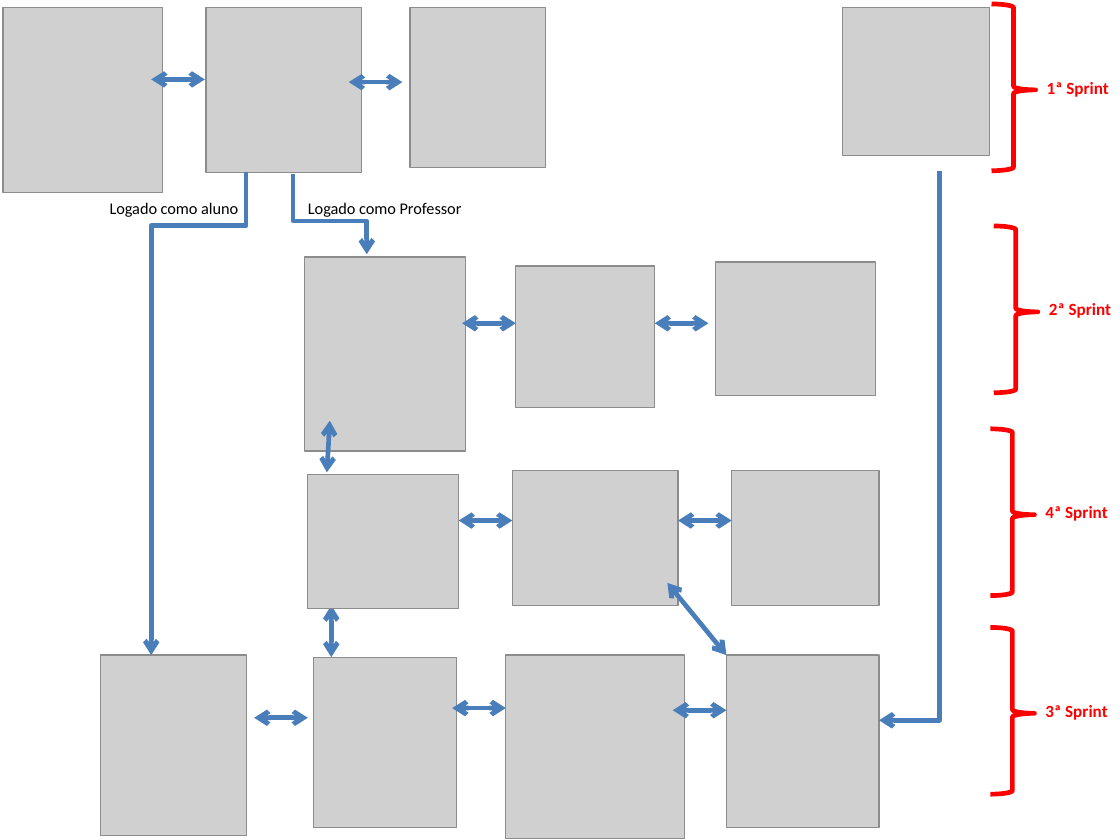
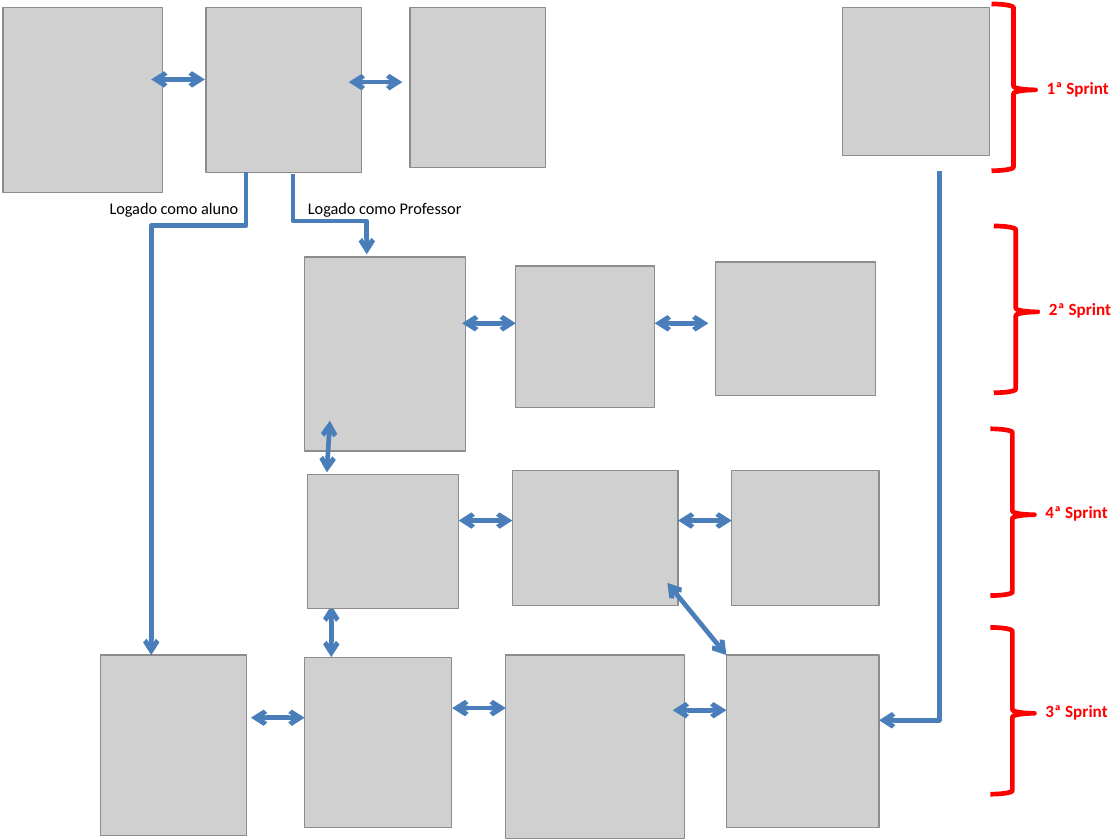
Before and after one commit to Neimarmg/PEP, a slide deck: slide 1 of Anotações/Telas sequenciais do sistema/Fluxo geral do sistema.pptm. Drawn at 1120x840 pixels with LibreOffice and Linux fonts; fonts in the diff are those of the drawing; grey boxes stand for pictures. Boxes give left, top, right and bottom in pixels: in the first picture for what was removed or moved away, otherwise in the second. Text is boxed around its words. In the diff, an @@ line names an element or a change of style, - is before the commit and + after.

```diff
--- a/Anotações/Telas sequenciais do sistema/Fluxo geral do sistema.pptm
+++ b/Anotações/Telas sequenciais do sistema/Fluxo geral do sistema.pptm
@@ picture: place and size @@
-picture at bbox=[314, 657, 457, 828]
+picture at bbox=[305, 657, 451, 828]
@@ double arrow moved from (254, 718) - (308, 718) to (251, 718) - (305, 718) @@
```
Also in this commit, not shown: 14 other files.
